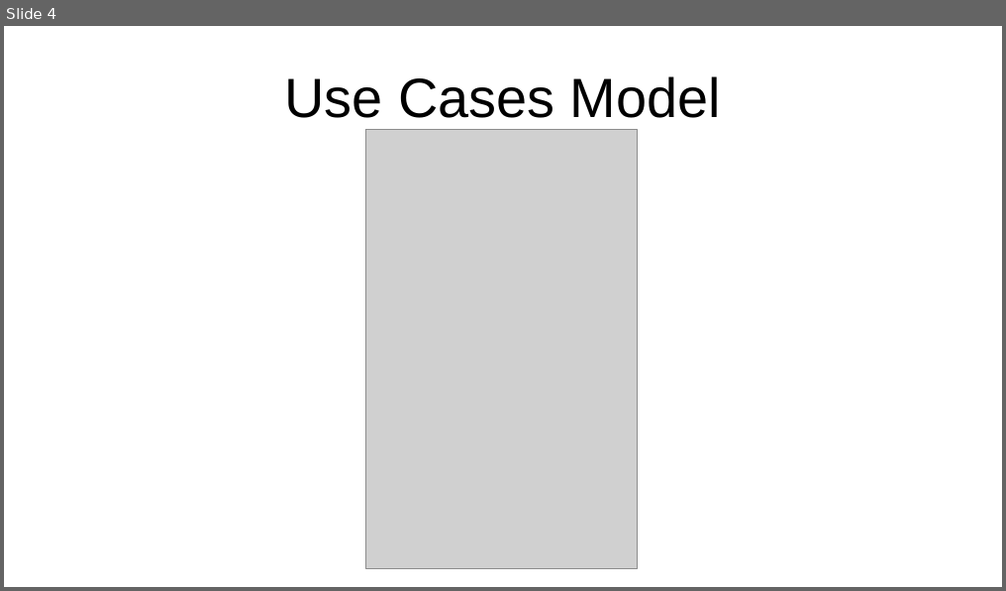
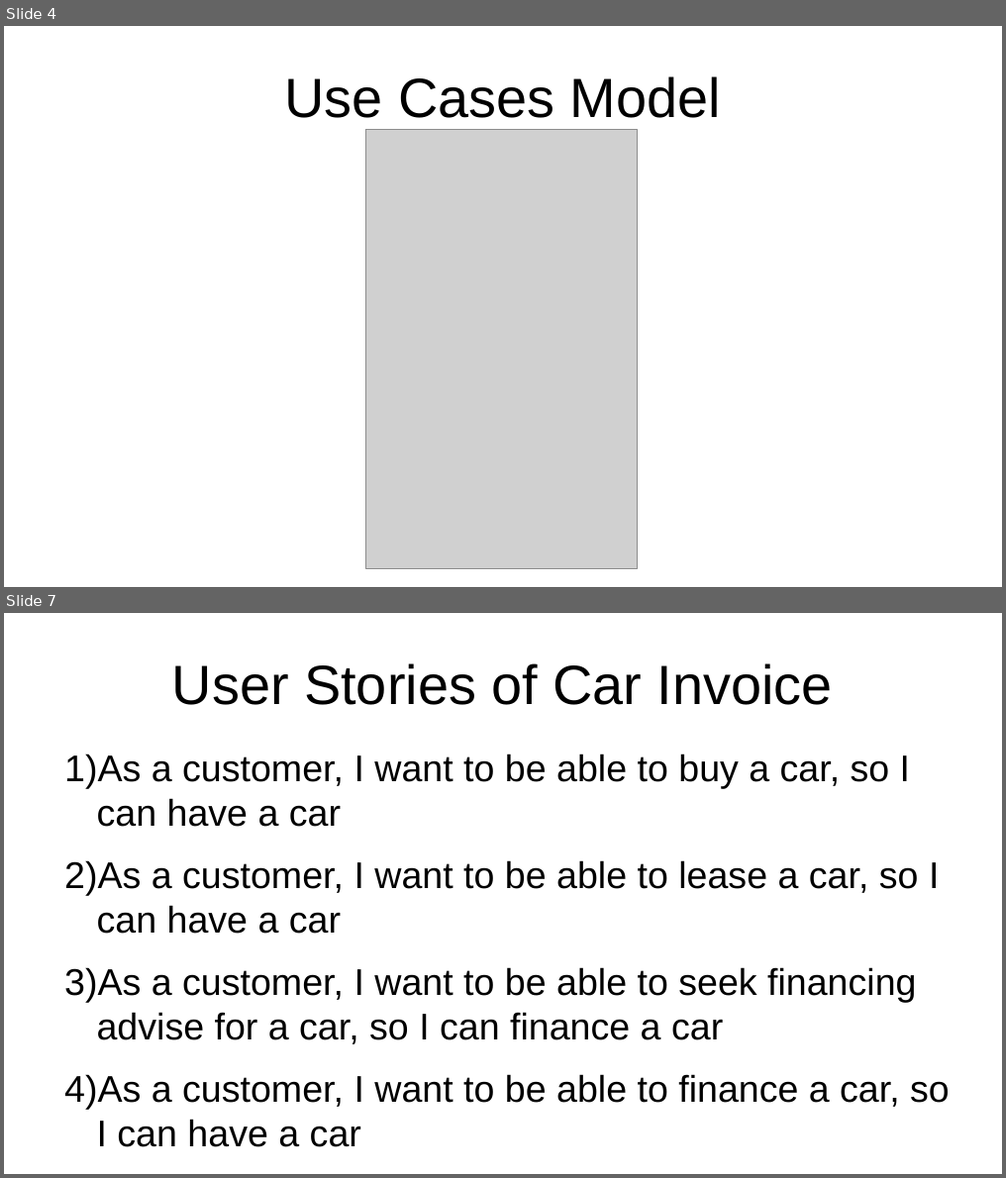
Before and after one commit to al8111/Java-UML-SWT, a slide deck: presentation.odp. Shown one above the other, each under a label of ours: slide 4 before the commit, slides 4 and 7 after it; the slides between them are not shown. The pictures are 1006x591 and 1006x1178 pixels, drawn with LibreOffice and Linux fonts; fonts in the diff are those of the drawing; grey boxes stand for pictures. Boxes give left, top, right and bottom in pixels: in the first picture for what was removed or moved away, otherwise in the second. Text is boxed around its words. In the diff, an @@ line names an element or a change of style, - is before the commit and + after.

Commit message:
doc: create user stories in the presentation

```diff
--- a/presentation.odp
+++ b/presentation.odp
@@ slide 7 added at (x1=4, y1=613, x2=1002, y2=1174), background #FFFFFF @@
@@ title added at (x1=172, y1=663, x2=833, y2=705), 44 pt, text #000000 @@
+User Stories of Car Invoice
@@ text added at (x1=64, y1=754, x2=949, y2=1148), 29.6 pt, text #000000 @@
+1) As a customer, I want to be able to buy a car, so I can have a car
+2) As a customer, I want to be able to lease a car, so I can have a car
+3) As a customer, I want to be able to seek financing advise for a car, so I can finance a car
+4) As a customer, I want to be able to finance a car, so I can have a car
```
Also in this commit, not shown: 1 slide changed, 1 other slide added.
